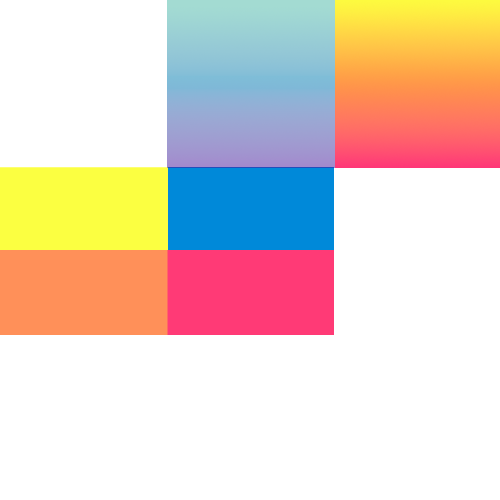
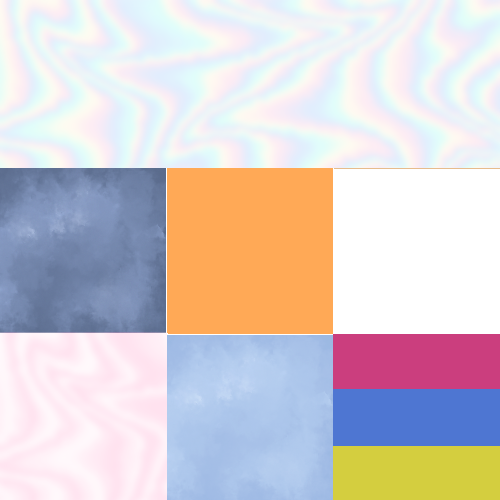
Revision of a layered 500px x 500px image; what changed, layer by layer:
removed layer "Relleno degradado 2" (was 50%) over [167, 0, 335, 168]
removed layer "Relleno degradado 1 copia" over [335, 0, 500, 168]
removed layer "Relleno degradado 1" over [0, 0, 168, 168]
removed layer "Capa 2" over [0, 167, 334, 335]
added group "Tilemap" with 5 layers above "Props" over [0, 0, 500, 500]
added layer "Capa 13" (1st of 2, in "Tilemap") (color) in group "Tilemap" over [0, 0, 500, 500]
added layer "Capa 12" (1st of 2, in "Tilemap") (30%) in group "Tilemap" over [0, 332, 167, 500]
added layer "Capa 11" (1st of 2, in "Tilemap") (30%) in group "Tilemap" over [0, 0, 500, 168]
added layer "Capa 17" (1st of 2, in "Tilemap") in group "Tilemap" over [0, 168, 500, 500]
